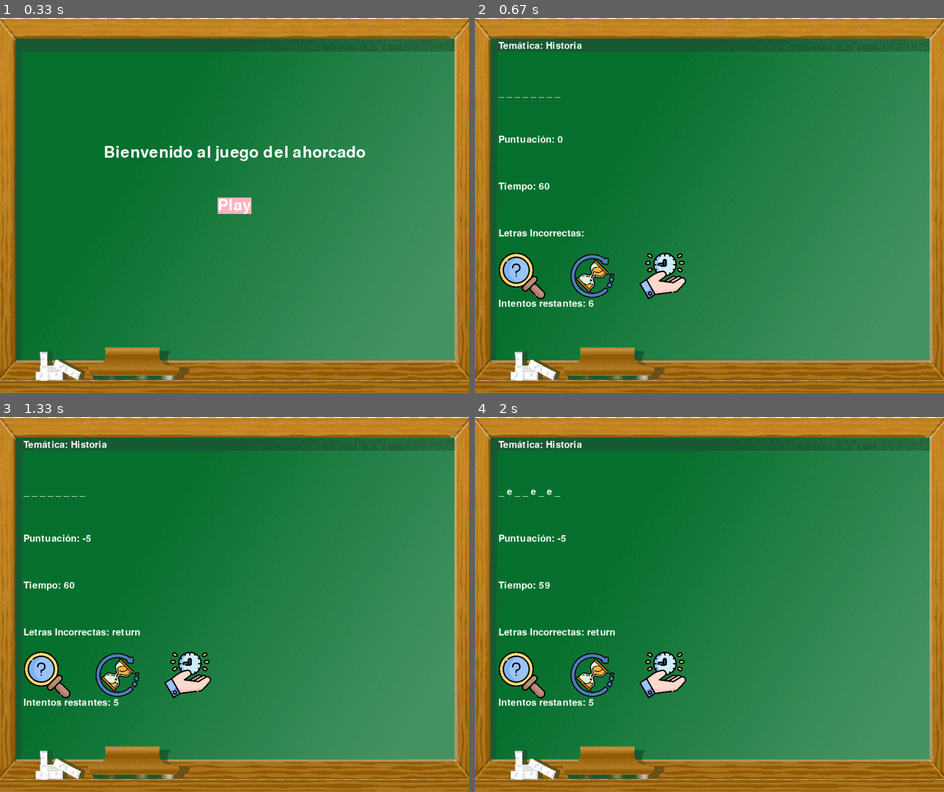
Above: before the commit, frames 1-4 (two rows, left to right).
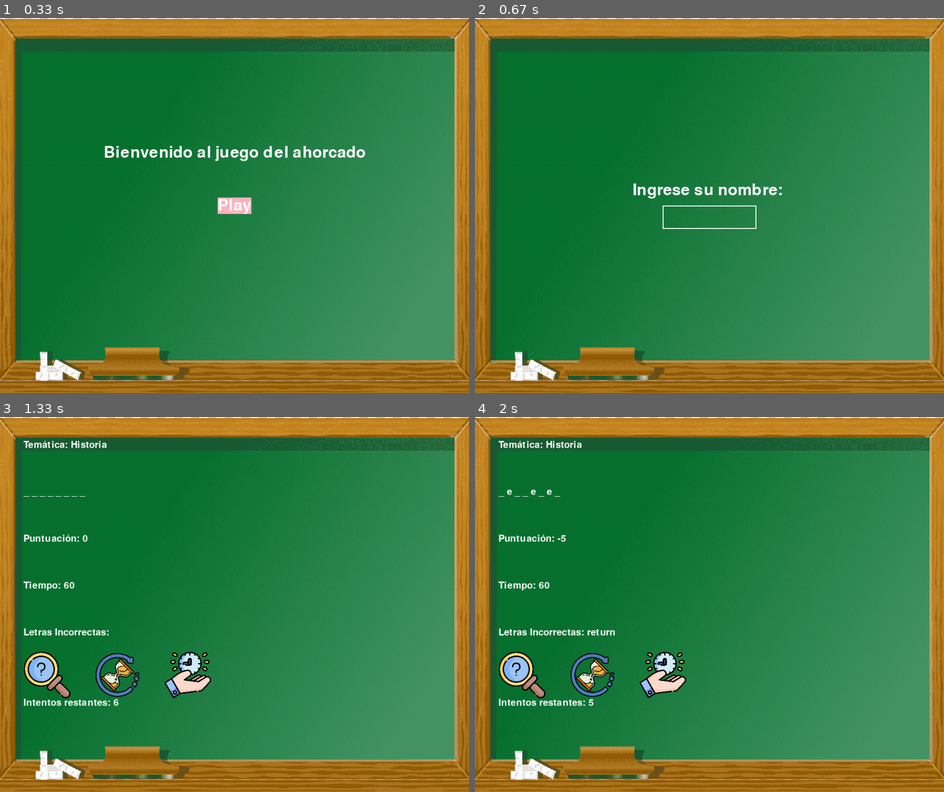
Above: after the commit, the same moments.

Repository: Jeronimo-Cordoba01/Pygame-Ahorcado
Game: pygame game, started from Juego/Main.py
Two runs of this game, one before a commit and one after it. Both use one fixed random seed, a clock stepped at 60 frames per second and the inputs below.
Inputs (mouse positions are in pixels of both pictures, inside the frame that each line leads up to):
- Up to frame 1 (0.33 s): no input
- Up to frame 2 (0.67 s): click (709, 205) at 0.38 s
- Up to frame 3 (1.33 s): click (234, 615) at 0.72 s; tap Enter at 1 s
- Up to frame 4 (2 s): tap Enter at 1.33 s; click (521, 675) at 1.72 s

Frame 1 is identical in both runs. In frame 2, 3.6% of the frame differs, in the area x 5-66%, y 6-78%; in frame 3, 0.1%; in frame 4, less than 0.1%.

Commit message:
Ingresar nombre

Diff:
--- a/Juego/Funciones.py
+++ b/Juego/Funciones.py
@@ -1,34 +1,4 @@
-import csv, json, random, pygame, sys
-
-def pantalla_de_inicio(screen, pizarra, font, ANCHO, ALTO):
-    titulo = font.render("Bienvenido al juego del ahorcado", True, (255,255,255))
-    boton_play = font.render("Play", True, (255,255,255), (255, 182, 193))
-
-    boton_play_rect = boton_play.get_rect()
-    boton_play_rect.center = (ANCHO // 2, ALTO // 2)
-
-    pos_titulo = (ANCHO // 2 - titulo.get_width() // 2, 270)
-
-    screen.blit(pizarra, (0,0))
-    screen.blit(titulo, pos_titulo)
-    screen.blit(boton_play, boton_play_rect)
-
-    pygame.display.flip()
-
-    jugando = False
-    while not jugando:
-        for event in pygame.event.get():
-            if event.type == pygame.QUIT:
-                pygame.quit()
-                sys.exit()
-            elif event.type == pygame.KEYDOWN:
-                if event.key == pygame.K_RETURN:
-                    jugando = True
-            elif event.type == pygame.MOUSEBUTTONDOWN:
-                if event.button == 1:
-                    pos = pygame.mouse.get_pos()
-                    if boton_play_rect.collidepoint(pos):
-                        jugando = True
+import csv, json, random, pygame
 
 def leer_palabras(path: str = r"Recursos\Archivos\tematicas_palabras.csv"):
     tematicas_palabras = {}
@@ -86,19 +56,3 @@
 #comodin tiempo extra
 def tiempo_extra(tiempo_restante, tiempo_extra=30):
     return tiempo_restante + tiempo_extra
-
-def mostrar_mensaje_final(screen, pizarra, mensaje, palabra, ANCHO, ALTO):
-    font = pygame.font.SysFont("appleberry", 50)
-    screen.fill((255,255,255))
-    screen.blit(pizarra, (0,0))
-
-    mensaje_final = font.render(mensaje, True,(255,255,255))
-    palabra_oculta = font.render(f"La palabra era: {palabra}", True, (255,255,255))
-
-    mensaje_rect = mensaje_final.get_rect(center=(ANCHO // 2, ALTO // 2 - 50))
-    palabra_rect = palabra_oculta.get_rect(center=(ANCHO // 2, ALTO // 2 + 50))
-
-    screen.blit(mensaje_final, mensaje_rect)
-    screen.blit(palabra_oculta, palabra_rect)
-    pygame.display.flip()
-    pygame.time.delay(1000)
--- a/Juego/Main.py
+++ b/Juego/Main.py
@@ -68,6 +68,7 @@
 
 import pygame, sys, json
 from Funciones import *
+from Pantallas import *
 
 # Inicialización de Pygame
 pygame.init()
@@ -132,6 +133,7 @@
 def main():
     font = pygame.font.SysFont("appleberry", 50)
     pantalla_de_inicio(screen, pizarra, font, ANCHO, ALTO)
+    pantalla_ingresar_nombre(screen, pizarra, font, ANCHO, ALTO)
 
     limpiar_letras_incorrectas()
     tematica, palabra = seleccionar_palabra(tematicas_palabras)
--- /dev/null
+++ b/Juego/Pantallas.py
@@ -0,0 +1,96 @@
+import pygame, sys
+
+#BIENVENIDA Y PLAY
+def pantalla_de_inicio(screen, pizarra, font, ANCHO, ALTO):
+    titulo = font.render("Bienvenido al juego del ahorcado", True, (255,255,255))
+    boton_play = font.render("Play", True, (255,255,255), (255, 182, 193))
+
+    boton_play_rect = boton_play.get_rect()
+    boton_play_rect.center = (ANCHO // 2, ALTO // 2)
+
+    pos_titulo = (ANCHO // 2 - titulo.get_width() // 2, 270)
+
+    screen.blit(pizarra, (0,0))
+    screen.blit(titulo, pos_titulo)
+    screen.blit(boton_play, boton_play_rect)
+
+    pygame.display.flip()
+
+    jugando = False
+    while not jugando:
+        for event in pygame.event.get():
+            if event.type == pygame.QUIT:
+                pygame.quit()
+                sys.exit()
+            elif event.type == pygame.KEYDOWN:
+                if event.key == pygame.K_RETURN:
+                    jugando = True
+            elif event.type == pygame.MOUSEBUTTONDOWN:
+                if event.button == 1:
+                    pos = pygame.mouse.get_pos()
+                    if boton_play_rect.collidepoint(pos):
+                        jugando = True
+
+#INGRESAR NOMBRE
+def pantalla_ingresar_nombre(screen, pizarra, font, ANCHO, ALTO):
+    input_box = pygame.Rect(ANCHO // 2 - 100, ALTO // 2, 200, 50)
+    color_inactivo = pygame.Color((255, 255, 255))
+    color_activo = pygame.Color((255, 182, 193))
+    color_actual = color_inactivo
+    activo = False
+    text = ""
+
+    run = False
+    while not run:
+        for event in pygame.event.get():
+            if event.type == pygame.QUIT:
+                pygame.quit()
+                sys.exit()
+            elif event.type == pygame.MOUSEBUTTONDOWN:
+                if input_box.collidepoint(event.pos):
+                    activo = True
+                else:
+                    activo = False
+
+                if activo:
+                    color_actual = color_activo
+                else:
+                    color_actual = color_inactivo
+
+            elif event.type == pygame.KEYDOWN:
+                if activo:
+                    if event.key == pygame.K_RETURN:
+                        run = True
+                    elif event.key == pygame.K_BACKSPACE:
+                        text = text[:-1]
+                    else:
+                        text += event.unicode
+
+        screen.fill((255,255,255))
+        screen.blit(pizarra,(0,0))
+        texto = font.render("Ingrese su nombre: ", True, (255,255,255))
+        screen.blit(texto, (ANCHO // 2 - texto.get_width() // 2, ALTO // 2 - 50))
+        texto_surface = font.render(text, True, color_actual)
+
+        screen.blit(texto_surface,(input_box.x + 5, input_box.y + 5))
+        pygame.draw.rect(screen, color_actual, input_box, 2)
+        pygame.display.flip()
+
+    return text
+
+#PANTALLAS FINALES
+def mostrar_mensaje_final(screen, pizarra, mensaje, palabra, ANCHO, ALTO):
+    font = pygame.font.SysFont("appleberry", 50)
+    screen.fill((255,255,255))
+    screen.blit(pizarra, (0,0))
+
+    mensaje_final = font.render(mensaje, True,(255,255,255))
+    palabra_oculta = font.render(f"La palabra era: {palabra}", True, (255,255,255))
+
+    mensaje_rect = mensaje_final.get_rect(center=(ANCHO // 2, ALTO // 2 - 50))
+    palabra_rect = palabra_oculta.get_rect(center=(ANCHO // 2, ALTO // 2 + 50))
+
+    screen.blit(mensaje_final, mensaje_rect)
+    screen.blit(palabra_oculta, palabra_rect)
+    pygame.display.flip()
+    pygame.time.delay(1000)
